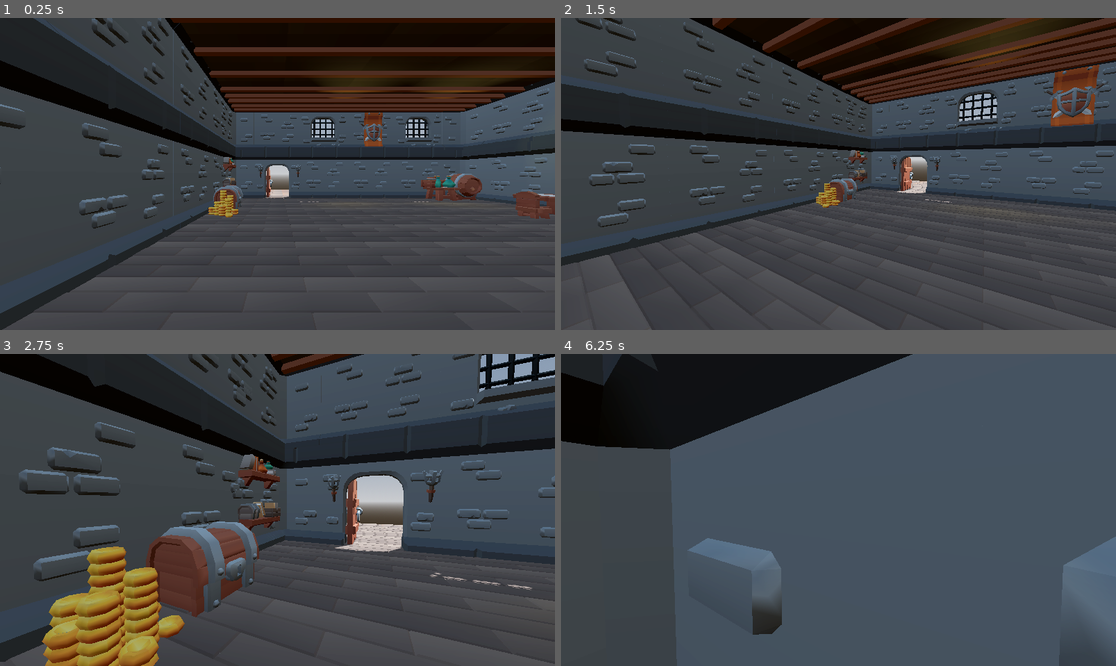
Above: before the commit, frames 1-4 (two rows, left to right).
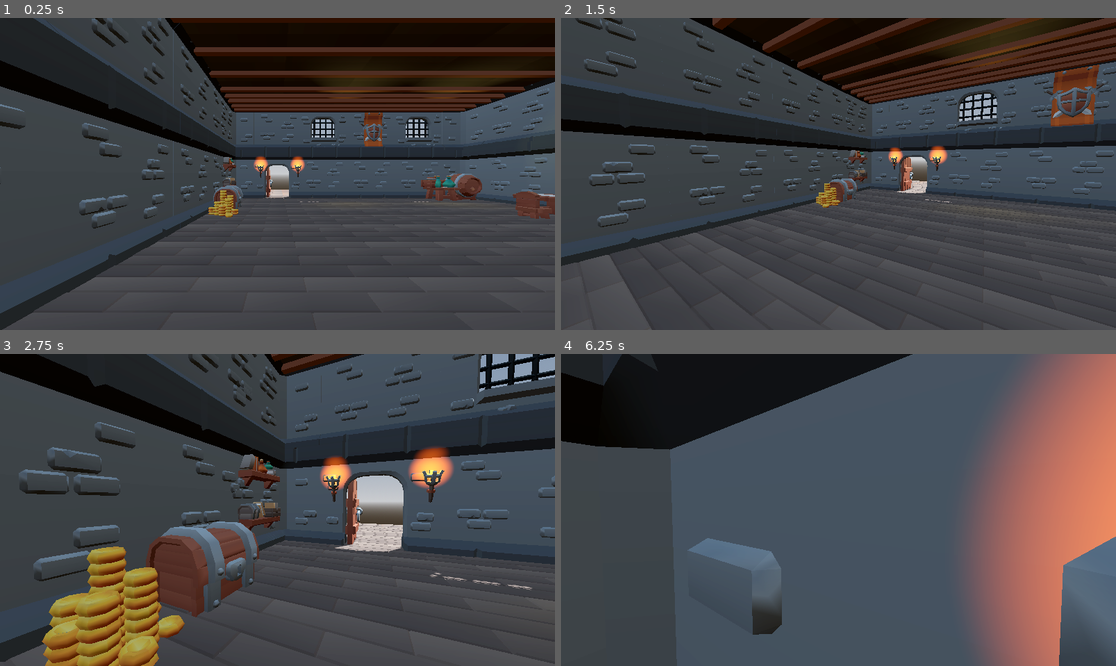
Above: after the commit, the same moments.

Repository: JosephB2382/3d-project
Game: Godot game, scene res://Scenes/main.tscn
Same seed, same stepped clock (60 frames per second), same inputs: the game is played once before the commit and once after it.
Inputs (mouse positions are in pixels of both pictures, inside the frame that each line leads up to):
- Up to frame 1 (0.25 s): no input
- Up to frame 2 (1.5 s): move the mouse to (960, 158) at 0.52 s; hold D (move_right) 0.53-1.28 s; tap ` (freefly) at 0.6 s; click (960, 158) at 0.67 s; tap Space (jump) at 0.77 s; move the mouse to (810, 174) at 1.27 s; hold W (move_up) from 1.28 s (still down); tap Shift (sprint) at 1.35 s
- Up to frame 3 (2.75 s): keep holding W (move_up); tap Space (jump) at 1.52 s; move the mouse to (288, 503) at 2.02 s; tap ` (freefly) at 2.1 s
- Up to frame 4 (6.25 s): move the mouse to (832, 516) at 2.77 s; tap Shift (sprint) at 2.85, 4.35, 5.85 s; click (832, 516) at 2.92 s; tap Space (jump) at 3.02, 3.77, 4.52, 5.75, 6.02 s; move the mouse to (877, 513) at 3.52 s; tap ` (freefly) at 3.6, 5.1 s; move the mouse to (794, 506) at 4.27 s; tap Enter at 5 s; move the mouse to (844, 510) at 5.02 s; click (844, 510) at 5.17 s; move the mouse to (816, 503) at 5.77 s; release W (move_up) at 5.78 s; hold D (move_right) from 5.78 s (still down)

The runs differ from the first frame. In frame 1, 0.2% of the frame differs, in the area x 45-55%, y 44-50%; in frame 2, 0.2%; in frame 3, 1.2%; in frame 4, 20%, in the area x 72-100%, y 0-100%.

Commit message:
added lighting

Diff:
--- a/Scenes/candles.tscn
+++ b/Scenes/candles.tscn
@@ -19,3 +19,19 @@
 [node name="CollisionShape3D" type="CollisionShape3D" parent="candle_triple/StaticBody3D" index="0" unique_id=395002053]
 transform = Transform3D(1, 0, 0, 0, 1, 0, 0, 0, 1, 0.1, 0.4, 0.010506108)
 shape = SubResource("SphereShape3D_tqlnv")
+
+[node name="OmniLight3D" type="OmniLight3D" parent="." index="1" unique_id=408395555]
+transform = Transform3D(0.9868931, -0.40037143, -0.049654, 0.064439446, 0.9849159, 0.0631489, 0.0037795124, -0.0655209, 0.99780643, 0, 0.7, 0)
+light_color = Color(1, 1, 0.41568628, 1)
+light_energy = 15.0
+light_indirect_energy = 0.0
+light_volumetric_fog_energy = 0.0
+omni_range = 0.2
+
+[node name="OmniLight3D2" type="OmniLight3D" parent="." index="2" unique_id=1528874740]
+transform = Transform3D(0.9978678, -0.06478252, -0.007945949, 0.06515604, 0.9958743, 0.063159384, 0.0038215423, -0.06354244, 0.99797183, 0.2, 0.9, 0)
+light_color = Color(1, 1, 0.41568628, 1)
+light_energy = 30.0
+light_indirect_energy = 0.0
+light_volumetric_fog_energy = 0.0
+omni_range = 0.2
--- a/Scenes/torch_mounted_2.tscn
+++ b/Scenes/torch_mounted_2.tscn
@@ -20,3 +20,10 @@
 [node name="CollisionShape3D" type="CollisionShape3D" parent="torch_mounted/StaticBody3D" index="0" unique_id=1474995080]
 transform = Transform3D(1, 0, 0, 0, 0.9396926, -0.34202012, 0, 0.34202012, 0.9396926, 0, 0.20722303, 0.22992675)
 shape = SubResource("CapsuleShape3D_1gfsv")
+
+[node name="OmniLight3D" type="OmniLight3D" parent="." index="1" unique_id=1075637850]
+transform = Transform3D(1, 0, 0, 0, 1, 0, 0, 0, 1, 0, 0.7, 0.4)
+light_color = Color(0.8459718, 0.32207432, 0.0098144375, 1)
+light_energy = 10.0
+light_volumetric_fog_energy = 4.802
+omni_range = 0.8
